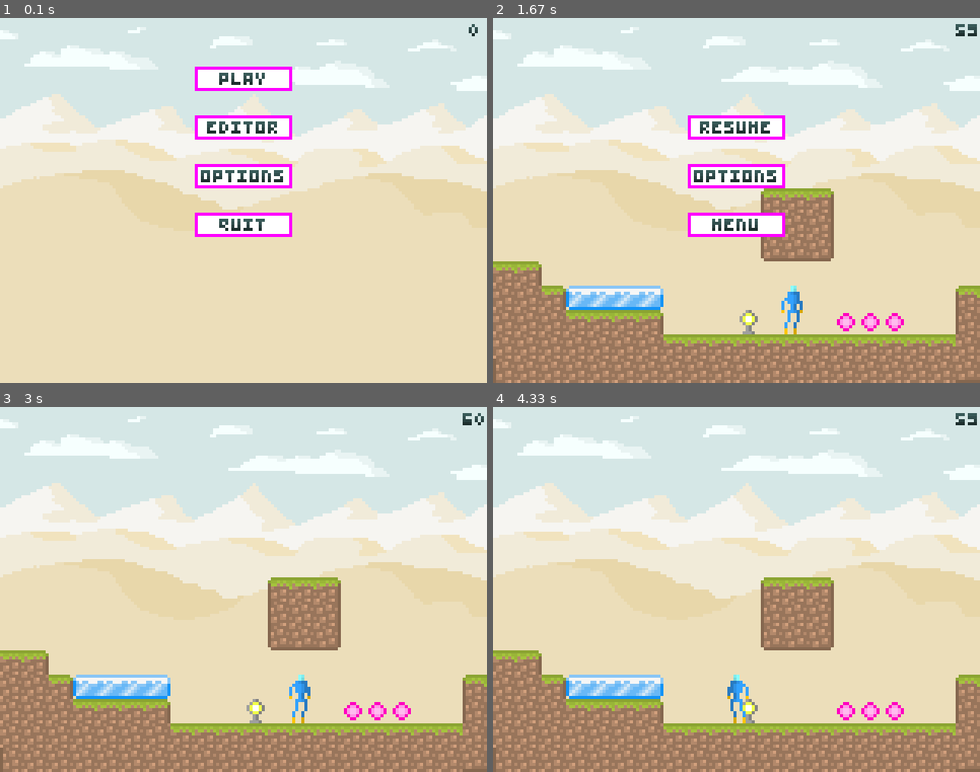
Above: before the commit, frames 1-4 (two rows, left to right).
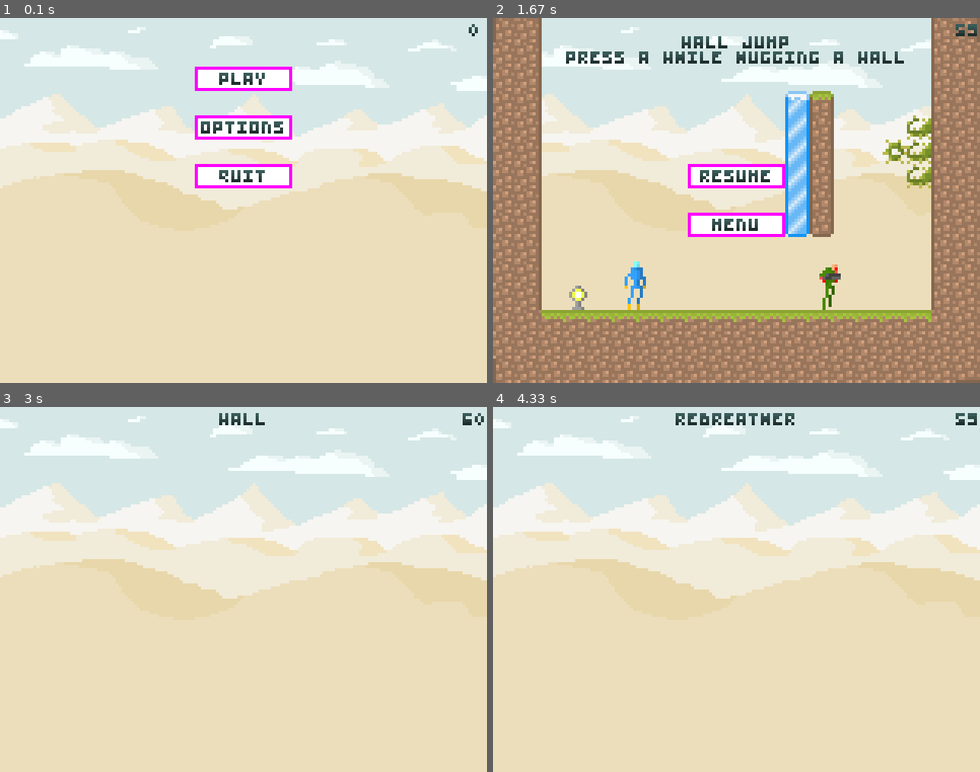
Above: after the commit, the same moments.

Repository: Panurb/explo
Game: pygame game, started from main.py
Same seed, same stepped clock (60 frames per second), same inputs: the game is played once before the commit and once after it.
Inputs (mouse positions are in pixels of both pictures, inside the frame that each line leads up to):
- Up to frame 1 (0.1 s): no input
- Up to frame 2 (1.67 s): click (736, 80) at 0.38 s; click (736, 127) at 0.72 s; hold Right 1-1.47 s; move the mouse to (892, 189) at 1.03 s; tap Esc at 1.5 s
- Up to frame 3 (3 s): click (243, 615) at 1.88 s; click (243, 469) at 2.22 s; click (365, 563) at 2.55 s; hold Up from 2.83 s (still down); move the mouse to (423, 717) at 2.87 s
- Up to frame 4 (4.33 s): release Up at 3.13 s; hold Right 3.17-3.63 s; hold D 3.17-3.63 s; move the mouse to (561, 578) at 3.2 s; hold Left 3.67-4.2 s; hold A 3.67-4.2 s; move the mouse to (741, 629) at 3.7 s; tap , at 3.82 s; hold Right from 4.23 s (still down); hold D from 4.23 s (still down); move the mouse to (863, 647) at 4.27 s

The runs differ from the first frame. In frame 1, 2.0% of the frame differs, in the area x 40-60%, y 28-60%; in frame 2, 31%, in the area x 0-100%, y 0-90%; in frame 3, 23%; in frame 4, 24%.

Commit message:
Add level select

Diff:
--- a/data/lvl/level.txt
+++ b/data/lvl/level.txt
@@ -1,373 +1,16 @@
-(5, -1, sky)
---------------------
---------------------
---------------------
---------------------
---------------------
---------------------
---------------------
-----MMMMMMMMMMMM----
-----MMMM----MMMM----
---------------------
------C--------------
-----MMMM-f--MMMM----
-GGGGMMMMMMMMMMMM----
-GGGGGGGGGGGGGGGGGGGG
-GGGGGGGGGGGGGGGGGGGG
-
-(3, 2, sky)
-RRR------#------RRRR
-RRR------#-------RRR
-RRR------#--------RR
-RR-------#--------RR
-RR----------------RR
-R------------------R
-R------------------R
-R------------------R
-R------------------R
-R------------------R
-R------------------R
-R------------------R
-R------------------R
-R------------------R
-R------------------R
-
 (0, 0, sky)
---------------------
---------------------
---------------------
---------------------
---------------------
---------------------
---------------------
------------GGG------
------------GGG------
------------GGG------
-GG------------------
-GGGIIII------------G
-GGGGGGG---C---024--G
-GGGGGGGGGGGGGGGGGGGG
-GGGGGGGGGGGGGGGGGGGG
-
-(-1, 0, sky)
---------------------
---------------------
---------------------
---------------------
---------------------
---------------------
---------------------
---------------------
---------------------
---------------------
---------------GGGGGG
-~~~~~~~~~~~~~GGGGGGG
-=============GGGGGGG
-===========GGGGGGGGG
-========GGGGGGGGGGGG
-
-(3, 0, sky)
-GGGGGGG#GGGGGGGGGGGG
-GGGGGGG#GGGGGGGGGGGG
-GGGGGGG#GGGGGGGGGGGG
-GGGGG--#---GGGGGGGGG
-GGGG---#------GGGGGG
-GGGG---#--------GGGG
-GGG----#---------GGG
-GG-----#---------GGG
-GG-----#------------
-GGG----#------------
-GGGG---#------------
-GGGGGG-#------------
+GG----------------GG
+GG----------------GG
+GG----------------GG
+GG----------IG----GG
+GG----------IG---*GG
+GG----------IG--**GG
+GG----------IG---*GG
+GG----------IG----GG
+GG----------IG----GG
+GG----------------GG
+GG----------------GG
+GG-C-02-----z-----GG
 GGGGGGGGGGGGGGGGGGGG
 GGGGGGGGGGGGGGGGGGGG
 GGGGGGGGGGGGGGGGGGGG
-
-(2, -2, sky)
---------------------
---------------------
---------------------
---------------------
---------------------
--------------------G
------------------#GG
------------------#GG
------------------#GG
------------------#GG
------------------#GG
------------------#GG
------------------#GG
------------------#GG
------------------#GG
-
-(-1, 1, sky)
-GGGGGGGGGGGGGGGGGGGG
-GGGGGGGGGGGGGGGGGGGG
-GGGGGGGGGGGGGGGGGGGG
-GGGGGGGGGGGGGGGGGGGG
-GGGGG---------------
-GGG-----------------
-GG------------------
---------------------
---------------------
---------------------
---------------------
-----------------RRRR
--------RRRRRRRRRRRRR
-RRRRRRRRRRRRRRRRRRRR
-RRRRRRRRRRRRRRRRRRRR
-
-(2, 1, sky)
-GGGGGGGGGGGGGGGGGGGG
-GGGGGGGGGGGGGGGGGGGG
----GGGGGGGGGGGGGGGGG
-------D-------------
-------D-------------
-------D-------------
-RRRRRRRRR-----------
-RRRRRRRRRRRRRR------
-RRRRRRRRRRRRRRRRRRRR
-RRRRRRRRRRRRRRRRRRRR
-RRRRRRRRRRRRRRRRRRRR
-RRRRRRRRRRRRRRRRRRRR
-RRRRRRRRRRRRRRRRRRRR
-RRRRRRRRRRRRRRRRRRRR
-RRRRRRRRRRRRRRRRRRRR
-
-(3, -2, sky)
---------------------
---------------------
---------------------
---------------------
---------------------
-G-------------------
-GG------------------
-GG---------------GGG
-GG---------------GGG
-GGG------GGGG----GG-
-GGGGGGGGGGGGGGGGGGGG
-GGGGGGGGGGGGGGGGGGGG
-GGGGGGGGGGGGGGGGGGGG
-GGGGGGGGGGGGGGGGGGGG
-GGGGGGGGGGGGGGGGGGGG
-
-(2, -1, sky)
------------------#GG
------------------#GG
-----------------GGGG
------------G--G--GGG
---------G---------GG
------GG------------G
---------------------
----G----------------
--------------------G
-----G-------------GG
-------------------GG
--------GG------C--GG
------------G--GGG#GG
---------------GGG#GG
------------------#GG
-
-(1, 0, sky)
---------------------
---------------------
---------------------
---------------------
---------------------
---------------------
---------------------
---------------------
---------------------
---------------------
---------------------
-G-------------------
-GGGGG-----------GGGG
-GGGGGGGGGGG#GGGGGGGG
-GGGGGGGGGGG#GGGGGGGG
-
-(4, -2, sky)
---------------------
---------------------
---------------------
---------------------
---------------------
---------------------
---------------------
-G-------------------
-GG------------------
-GGG-----------------
-GGG-----------------
-GGGG----------------
-GGGGGG--------------
-GGGGGGGG------------
-GGGGGGGGGG----------
-
-(-2, 0, sky)
---------------------
---------------------
---------------------
---------------------
---------------------
---------------------
---------------------
---------------------
---------------------
---------------------
---------------------
-~~~~~~~~~~~~~~~~~~~~
-====================
-====================
-====================
-
-(0, 1, sky)
-GGGGGGGGGGGGGGGGGGGG
-GGGGGGGGGGGGGGGGGGGG
-GGGGGG---------GGGGG
-GGGG---------------G
-GG------------------
---------------------
---------------------
---------------------
---------------------
---------------------
------------------C-R
-RRRRR---R---R---RRRR
-RRRRR---R---R---RRRR
-RRRRR***R***R***RRRR
-RRRRRRRRRRRRRRRRRRRR
-
-(-2, 1, sky)
-==================GG
-================GGGG
-=====GGGGGGGGGGGGGGG
-GGGGGGGGGGGGGGGGGGGG
-GGGGGGGGGGGGGGGGGGGG
-GGGGGGGGGGGGGGGGGGGG
-G--------------GGGGG
-----------------GGGG
---------------------
---------------------
---------------------
---------------------
------------------C--
-RR-----c-----RRRRRRR
-RRRRRRRRRRRRRRRRRRRR
-
-(3, 1, sky)
-GGGGGGGGGGGGGGGGGGGG
-GGGGGGGGGGGGGGGGGGGG
-GGGGGGGGG-----------
---------------------
---------------------
---------------------
----------------RRRRR
-------RRR#RRRRRRRRRR
-RRRRRRRRR#RRRRRRRRRR
-RRRRRRRRR#RRRRRRRRRR
-RRRRRRRRR#RRRRRRRRRR
-RRRRRRR--#-RRRRRRRRR
-RRRRRR---#---RRRRRRR
-RRRRR----#-----RRRRR
-RRR------#------RRRR
-
-(3, -1, sky)
-GGGGGGGGGGGGGGGGGGGG
-GGGGGGGGGGGGGGGGGGGG
-GGGGGGG---GGGGGGGGGG
-GGGGG-------GGGGGGGG
-GGG----------GGGGGGG
-GG------------GGGGGG
-----------------GGGG
----GGGG#GG--------GG
-GGGGGGG#GGG---------
-GGGGGGG#GGGGG-------
-GGGGGGG#GGGGGGG-----
-GGGGGGG#GGGGGGGGG---
-GGGGGGG#GGGGGGGGGGGG
-GGGGGGG#GGGGGGGGGGGG
-GGGGGGG#GGGGGGGGGGGG
-
-(4, -1, sky)
-GGGGGGGGGG----------
-GGGGGGGGGG----------
-GGGGGGGGGGG---------
-GGGGGGGGGGG---------
-GGGGGGGGGGGG--------
-GGGGGGGGGGGG--------
-GGGGGGGGGGGGG-------
-GGGGGGGGGGGGG-------
----GGGGGGGGGG-------
---------------------
---------------------
---------------------
-GG---------------GGG
-GGGGGGGGGGGGGGGGGGGG
-GGGGGGGGGGGGGGGGGGGG
-
-(2, 0, sky)
------------------#GG
------------------#GG
------------------#GG
------------------#GG
------------------#GG
------------------#GG
-------------------GG
-------------------GG
-------------------GG
-------------GGGGGGGG
------------GGGGGGGGG
---C-GG--G--GGGGGGGGG
-GGGGGG--G--GGGGGGGGG
-GGGGGG**G**GGGGGGGGG
-GGGGGGGGGGGGGGGGGGGG
-
-(4, 0, sky)
-GGGGGGGGGGGGGGGGGGGG
-GGGGGGGGGGGGGGGGGGGG
-GGGGGGGGGGGGGGGGGGGG
-GGGGGGGGGGGGGGGGGGGG
-GGGGGGGGGGGGGGGGGGGG
-GGGGGGGGGGGGGGGGGGGG
-GGGGGGGGGGGGGGGGGGGG
-GGGGGGGGGGGGGGGGGGGG
---------------GGGGGG
------------------GGG
-------------------GG
--------------------G
-GGG----------------G
-GGGGGG-------------G
-GGGGGGG------------G
-
-(4, 1, sky)
-GGGGGGG------------G
-GGGGG--------------G
--D-----------------G
--D-----------------R
--D-----------------R
--D-----------------R
-RRRRR--------------R
-RRRRRRRRR----------R
-RRRRRRRRRRR-------RR
-RRRRRRRRRRRRRRR---RR
-RRRRRRRRRRRRRRRRRRRR
-RRRRRRRRRRRRRRRRRRRR
-RRRRRRRRRRRRRRRRRRRR
-RRRRRRRRRRRRRRRRRRRR
-RRRRRRRRRRRRRRRRRRRR
-
-(1, 1, sky)
-GGGGGGGGGGG#GGGGGGGG
-GGGGGGGGGGG#GGGGGGGG
-GGGGGGGGGGG#GGGGGGGG
-GG---------#--------
------------#--------
------------#--------
----------RRRRRRRRRRR
-------RRRRRRRRRRRRRR
----RRRRRRRRRRRRRRRRR
--RRRRRRRRRRRRRRRRRRR
-RRRRRRRRRRRRRRRRRRRR
-RRRRRRRRRRRRRRRRRRRR
-RRRRRRRRRRRRRRRRRRRR
-RRRRRRRRRRRRRRRRRRRR
-RRRRRRRRRRRRRRRRRRRR
--- /dev/null
+++ b/data/lvl/test.txt
@@ -0,0 +1,16 @@
+(0, 0, sky)
+--------------------
+--------------------
+--------------------
+--------GGGG--------
+-------GGG-GG-------
+-------GGGGGG-------
+-------GG-----------
+----MMMMMMMMMMMM----
+----MMMM----MMMM----
+--------------------
+-----C--------------
+----MMMM-f--MMMM----
+GGGGMMMMMMMMMMMM----
+GGGGGGGGGGGGGGGGGGGG
+GGGGGGGGGGGGGGGGGGGG
--- a/gameloop.py
+++ b/gameloop.py
@@ -26,9 +26,11 @@
 
         self.main_menu = menu.MainMenu()
         self.pause_menu = menu.PauseMenu()
-        self.level = level.Level()
-        self.player = player.Player(self.level.room(0, 0).player_x, self.level.room(0, 0).player_y, 0, 0, self.level)
-        self.editor = editor.Editor(self.player.room_x, self.player.room_y)
+        self.level_select_menu = menu.LevelSelectMenu()
+        self.level_name = ''
+        self.level = None
+        self.player = None
+        self.editor = None
         self.clock_text = textbox.Textbox('', helpers.WIDTH - 0.5 * helpers.TILE_SIZE, 0)
 
         self.state = State.menu
@@ -38,14 +40,19 @@
         self.change_state()
 
         if self.state is State.menu:
-            if self.main_menu.input(self.input_hand):
-                self.state = self.main_menu.input(self.input_hand)
+            self.level = None
+            self.state = self.main_menu.input(self.input_hand)
             self.main_menu.draw(self.screen, self.img_hand)
         elif self.state is State.paused:
-            if self.pause_menu.input(self.input_hand):
-                self.state = self.pause_menu.input(self.input_hand)
+            self.state = self.pause_menu.input(self.input_hand)
             self.pause_menu.draw(self.screen, self.img_hand)
+        elif self.state is State.level_select:
+            self.state = self.level_select_menu.input(self.input_hand)
+            self.level_select_menu.draw(self.screen, self.img_hand)
         elif self.state is State.play:
+            if self.level is None:
+                self.level = level.Level(self.level_select_menu.level_name)
+                self.player = player.Player(self.level)
             try:
                 room = self.level.room(self.player.room_x, self.player.room_y)
             except KeyError:
@@ -65,6 +72,10 @@
             if (self.player.room_x, self.player.room_y) != last_room:
                 self.level.rooms[last_room].reset()
         elif self.state is State.editor:
+            if self.level is None:
+                self.level = level.Level(self.level_select_menu.level_name)
+                self.player = player.Player(self.level)
+                self.editor = editor.Editor(self.player.room_x, self.player.room_y)
             try:
                 self.editor.input(self.level, self.input_hand)
                 self.level.room(self.editor.room_x, self.editor.room_y).draw(self.screen, self.img_hand)
--- a/level.py
+++ b/level.py
@@ -8,9 +8,9 @@
 
 
 class Level:
-    def __init__(self):
-        path = 'data/lvl/level.txt'
-        with open(path) as f:
+    def __init__(self, filename):
+        self.path = 'data/lvl/' + filename
+        with open(self.path) as f:
             lines = f.readlines()
 
         self.rooms = {}
@@ -41,7 +41,7 @@
         return self.rooms[(x, y)]
 
     def write(self):
-        f = open('data/lvl/level.txt', 'w')
+        f = open(self.path, 'w')
 
         for room in self.rooms.values():
             room.reset()
--- a/menu.py
+++ b/menu.py
@@ -3,23 +3,25 @@
 import gameloop
 import helpers
 import textbox
+import os
 
 
 class ButtonType(enum.Enum):
     play = 1
-    editor = 2
     options = 3
     quit = 4
     resume = 5
     menu = 6
+    level = 7
+    edit = 8
 
 
 class Menu:
     def __init__(self):
         self.buttons = animatedsprite.Group()
 
-    def add_button(self, x, y, button_type):
-        self.buttons.add(Button(x * helpers.TILE_SIZE, y * helpers.TILE_SIZE, button_type))
+    def add_button(self, x, y, button_type, text=''):
+        self.buttons.add(Button(x * helpers.TILE_SIZE, y * helpers.TILE_SIZE, button_type, text))
 
     def draw(self, screen, img_hand):
         self.buttons.draw(screen, img_hand)
@@ -30,19 +32,19 @@
                 if input_hand.mouse_released[1]:
                     return b.press()
 
-        return False
+        return self.state
 
 
 class MainMenu(Menu):
     def __init__(self):
         Menu.__init__(self)
         self.add_button(0, 2, ButtonType.play)
-        self.add_button(0, 4, ButtonType.editor)
-        self.add_button(0, 6, ButtonType.options)
-        self.add_button(0, 8, ButtonType.quit)
+        self.add_button(0, 4, ButtonType.options)
+        self.add_button(0, 6, ButtonType.quit)
 
         self.bg_sprite = animatedsprite.AnimatedSprite('bg')
         self.bg_sprite.play('sky')
+        self.state = gameloop.State.menu
 
     def draw(self, screen, img_hand):
         self.bg_sprite.draw(screen, img_hand)
@@ -52,9 +54,39 @@
 class PauseMenu(Menu):
     def __init__(self):
         Menu.__init__(self)
-        self.add_button(0, 4, ButtonType.resume)
-        self.add_button(0, 6, ButtonType.options)
+        self.add_button(0, 6, ButtonType.resume)
         self.add_button(0, 8, ButtonType.menu)
+        self.state = gameloop.State.paused
+
+
+class LevelSelectMenu(Menu):
+    def __init__(self):
+        Menu.__init__(self)
+        self.add_button(0, 10, ButtonType.menu)
+        dy = 2
+        for filename in os.listdir('data/lvl'):
+            self.add_button(0, 2 * dy, ButtonType.level, filename)
+            self.add_button(5, 2 * dy, ButtonType.edit, filename)
+            dy += 1
+
+        self.bg_sprite = animatedsprite.AnimatedSprite('bg')
+        self.bg_sprite.play('sky')
+        self.state = gameloop.State.level_select
+        self.level_name = ''
+
+    def draw(self, screen, img_hand):
+        self.bg_sprite.draw(screen, img_hand)
+        Menu.draw(self, screen, img_hand)
+
+    def input(self, input_hand):
+        for b in self.buttons.sprites():
+            if b.rect.collidepoint(input_hand.mouse_x, input_hand.mouse_y):
+                if input_hand.mouse_released[1]:
+                    if b.type is ButtonType.level or b.type is ButtonType.edit:
+                        self.level_name = b.txtbox.string
+                    return b.press()
+
+        return self.state
 
 
 class OptionsMenu(Menu):
@@ -62,11 +94,13 @@
 
 
 class Button(animatedsprite.AnimatedSprite):
-    def __init__(self, x, y, button_type):
+    def __init__(self, x, y, button_type, text=''):
         animatedsprite.AnimatedSprite.__init__(self, 'menu')
         self.rect.x = x + 0.5 * helpers.WIDTH - 16 * helpers.SCALE
         self.rect.y = y
-        self.txtbox = textbox.Textbox(button_type.name, 0.5 * helpers.WIDTH, self.rect.y)
+        if text == '':
+            text = button_type.name
+        self.txtbox = textbox.Textbox(text, self.rect.centerx, self.rect.y)
         self.txtbox.y = y
         self.type = button_type
 
@@ -78,9 +112,7 @@
 
     def press(self):
         if self.type is ButtonType.play:
-            return gameloop.State.play
-        elif self.type is ButtonType.editor:
-            return gameloop.State.editor
+            return gameloop.State.level_select
         elif self.type is ButtonType.options:
             return gameloop.State.options
         elif self.type is ButtonType.resume:
@@ -89,3 +121,7 @@
             return gameloop.State.quit
         elif self.type is ButtonType.menu:
             return gameloop.State.menu
+        elif self.type is ButtonType.level:
+            return gameloop.State.play
+        elif self.type is ButtonType.edit:
+            return gameloop.State.editor
--- a/player.py
+++ b/player.py
@@ -21,9 +21,11 @@
 
 
 class Player:
-    def __init__(self, x, y, room_x, room_y, level):
-        self.room_x = room_x
-        self.room_y = room_y
+    def __init__(self, level):
+        x = level.room(0, 0).player_x
+        y = level.room(0, 0).player_y
+        self.room_x = 0
+        self.room_y = 0
 
         self.sprite_body = animatedsprite.AnimatedSprite('player_body')
         self.sprite_legs = animatedsprite.AnimatedSprite('player_legs')
@@ -75,7 +77,7 @@
         self.bullets = animatedsprite.Group()
         self.gibs = animatedsprite.Group()
 
-        self.save = save.Save(x, y, room_x, room_y, self.dir, self.abilities)
+        self.save = save.Save(self.rect.x, self.rect.y, self.room_x, self.room_y, self.dir, self.abilities)
 
         self.txtbox = textbox.Textbox('', 0.5 * helpers.WIDTH, 4 * helpers.SCALE)
         self.map = hud.Map(level)
--- a/textbox.py
+++ b/textbox.py
@@ -12,9 +12,11 @@
         self.y = y
         self.chars = pygame.sprite.Group()
         self.time = -1
+        self.string = string
         self.set_string(string)
 
     def set_string(self, string):
+        self.string = string
         strings = string.split('\\')
         self.chars = pygame.sprite.Group()
 
Binary file added: data/img/chaser.png
Binary file changed: data/img/zombie.png
Not shown, added: data/img/wip/chaser.xcf
Not shown, changed: data/img/wip/zombie.xcf
